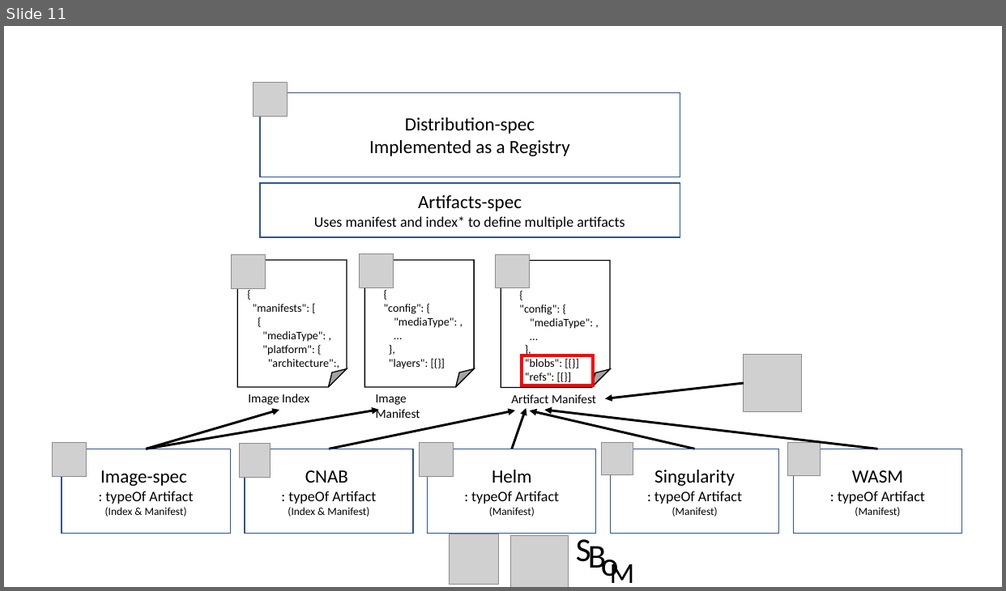
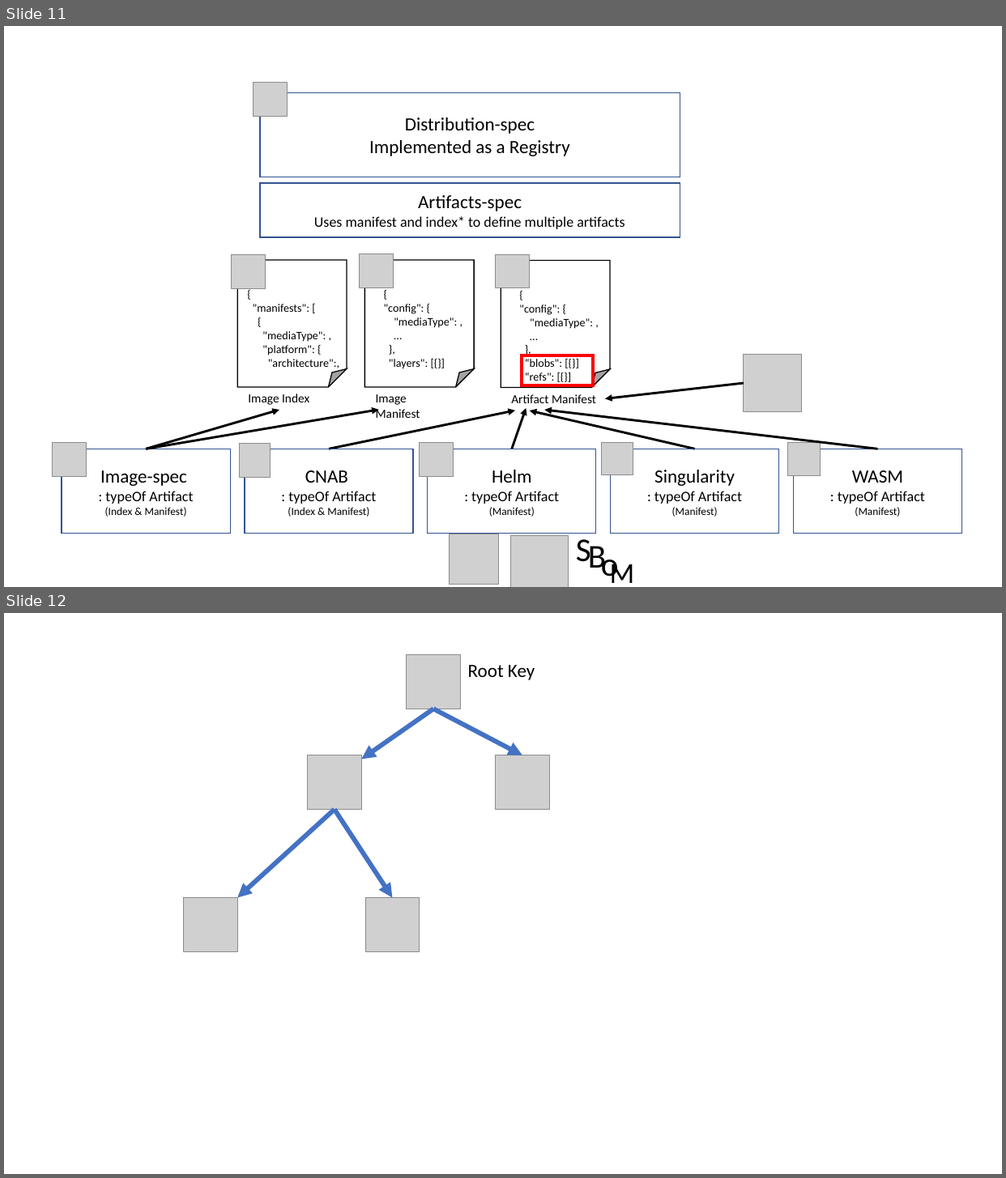
Before and after one commit to SteveLasker/drafts, a slide deck: media/oci-artifact-collections.pptx. Shown one above the other, each under a label of ours: slide 11 before the commit, slides 11 and 12 after it. The pictures are 1006x591 and 1006x1178 pixels, drawn with LibreOffice and Linux fonts; fonts in the diff are those of the drawing; grey boxes stand for pictures. Boxes give left, top, right and bottom in pixels: in the first picture for what was removed or moved away, otherwise in the second. Text is boxed around its words. In the diff, an @@ line names an element or a change of style, - is before the commit and + after.

Commit message:
Add root key slide for Notarvy v2

```diff
--- a/media/oci-artifact-collections.pptx
+++ b/media/oci-artifact-collections.pptx
@@ slide 12 added at <box>4,613,1002,1174</box>, background #FFFFFF @@
@@ picture added at <box>407,655,461,709</box> @@
@@ text added at <box>468,665,535,680</box>, 18 pt, text #000000 @@
+Root Key
@@ arrow added from (434, 709) to (362, 759), #4472C4 4.5 pt @@
@@ arrow added from (434, 709) to (522, 756), #4472C4 4.5 pt @@
@@ picture added at <box>307,756,361,809</box> @@
@@ picture added at <box>495,756,549,809</box> @@
@@ arrow added from (334, 809) to (237, 898), #4472C4 4.5 pt @@
@@ arrow added from (334, 809) to (393, 898), #4472C4 4.5 pt @@
@@ picture added at <box>184,898,237,952</box> @@
@@ picture added at <box>365,898,420,952</box> @@
```
